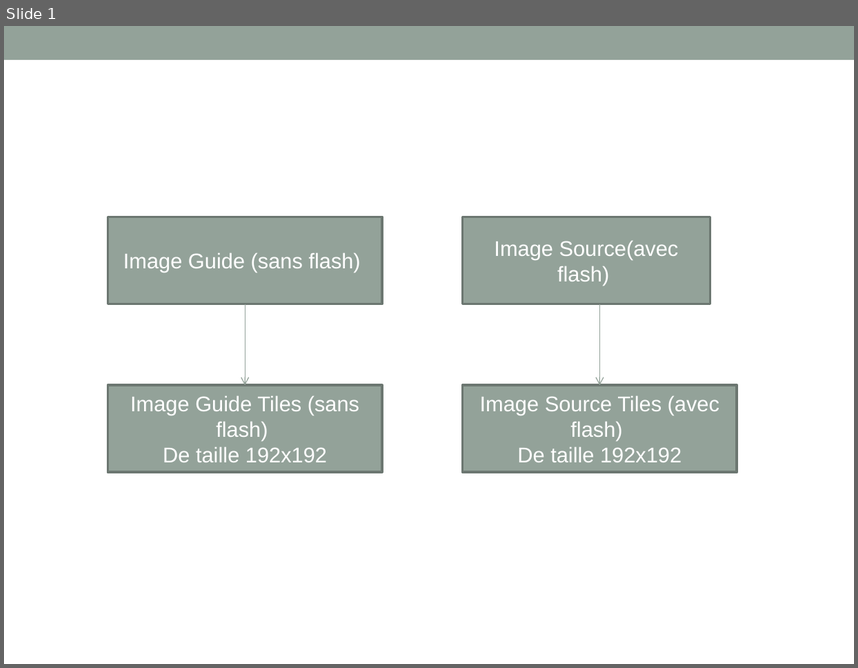
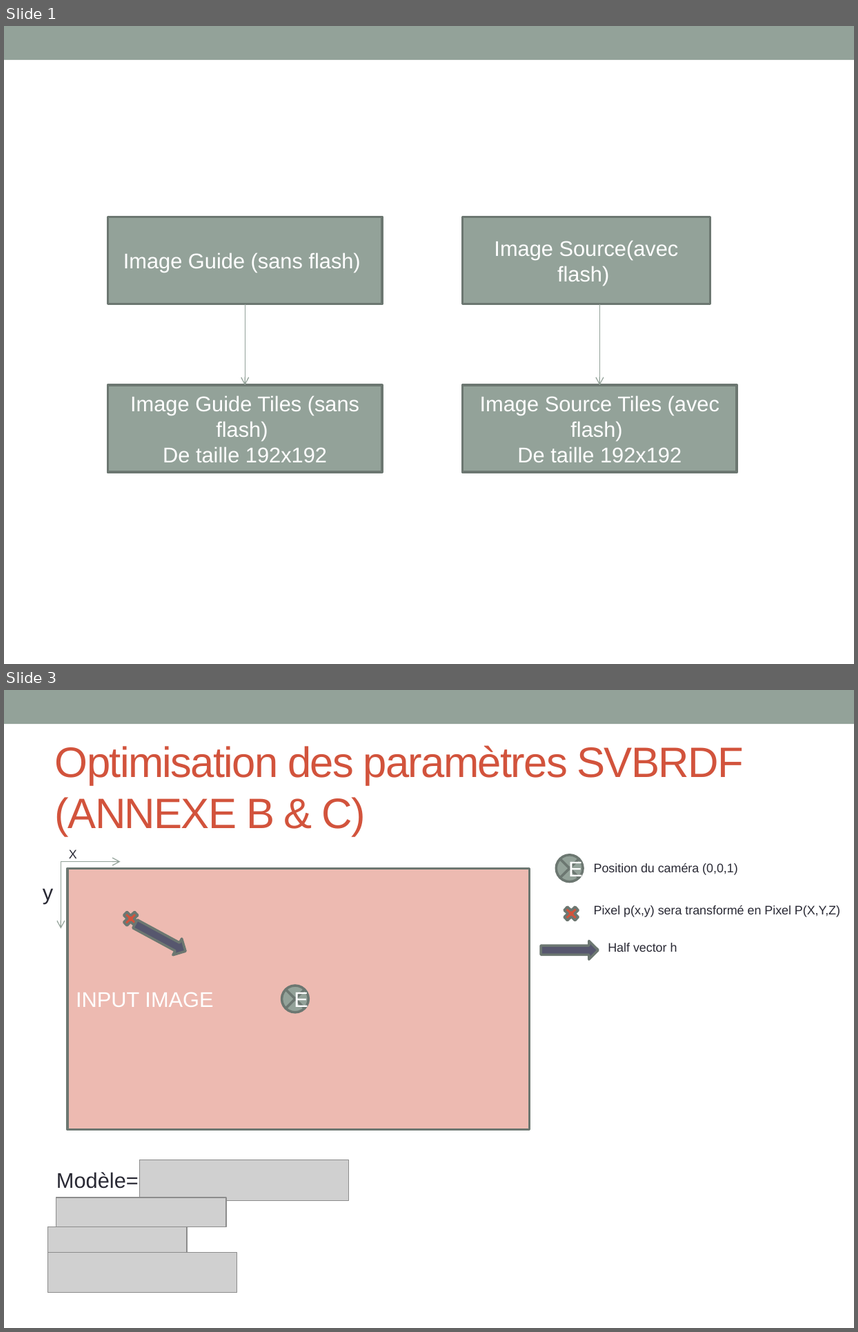
Before and after one commit to boykely/java_helloWorld, a slide deck: Slide/discussion.pptx. Shown one above the other, each under a label of ours: slide 1 before the commit, slides 1 and 3 after it; the slides between them are not shown. The pictures are 858x668 and 858x1332 pixels, drawn with LibreOffice and Linux fonts; fonts in the diff are those of the drawing; grey boxes stand for pictures. Boxes give left, top, right and bottom in pixels: in the first picture for what was removed or moved away, otherwise in the second. Text is boxed around its words. In the diff, an @@ line names an element or a change of style, - is before the commit and + after.

Commit message:
+ SVBRDF fitting problem
Le fichier ppt est mis à jour

```diff
--- a/Slide/discussion.pptx
+++ b/Slide/discussion.pptx
@@ slide 3 added at (x1=4, y1=690, x2=854, y2=1328), background #FFFFFF; not listed: 1 template element that a slide beside it also shows @@
@@ title added at (x1=55, y1=745, x2=744, y2=836), 36 pt, text #D2533C @@
+Optimisation des paramètres SVBRDF (ANNEXE B & C)
@@ text added at (x1=69, y1=849, x2=77, y2=858), 10.5 pt, text #292934 @@
+X
@@ flow chart summing junction added at (x1=557, y1=855, x2=583, y2=881), fill #93A299, outline #6D7871 2.08 pt, 18 pt, text #FFFFFF @@
+E
@@ arrow added from (61, 862) to (61, 929), #93A299 0.75 pt @@
@@ arrow added from (61, 862) to (121, 862), #93A299 0.75 pt @@
@@ rectangle added at (x1=67, y1=869, x2=529, y2=1130), fill #EDBAB1, outline #6D7871 2.08 pt, 18 pt, text #FFFFFF @@
+INPUT IMAGE
@@ text added at (x1=594, y1=862, x2=738, y2=875), 10.5 pt, text #292934 @@
+Position du caméra (0,0,1)
@@ text added at (x1=43, y1=888, x2=53, y2=903), 18 pt, text #292934 @@
+y
@@ cross added at (x1=121, y1=909, x2=142, y2=928), fill #D2533C, outline #6D7871 2.08 pt @@
@@ right arrow added at (x1=130, y1=916, x2=190, y2=959), fill #57576E, outline #6D7871 2.08 pt @@
@@ cross added at (x1=561, y1=903, x2=582, y2=923), fill #D2533C, outline #6D7871 2.08 pt @@
@@ text added at (x1=594, y1=905, x2=840, y2=917), 10.5 pt, text #292934 @@
+Pixel p(x,y) sera transformé en Pixel P(X,Y,Z)
@@ right arrow added at (x1=542, y1=940, x2=598, y2=960), fill #57576E, outline #6D7871 2.08 pt @@
@@ text added at (x1=608, y1=943, x2=677, y2=952), 10.5 pt, text #292934 @@
+Half vector h
@@ flow chart summing junction added at (x1=282, y1=985, x2=308, y2=1012), fill #93A299, outline #6D7871 2.08 pt, 18 pt, text #FFFFFF @@
+E
@@ picture added at (x1=140, y1=1159, x2=349, y2=1200) @@
@@ text added at (x1=56, y1=1172, x2=139, y2=1188), 18 pt, text #292934 @@
+Modèle=
@@ picture added at (x1=56, y1=1198, x2=226, y2=1226) @@
@@ picture added at (x1=48, y1=1226, x2=188, y2=1252) @@
@@ picture added at (x1=48, y1=1252, x2=237, y2=1292) @@
```
Also in this commit, not shown: 1 slide changed, 1 other slide added, 3 other files.
